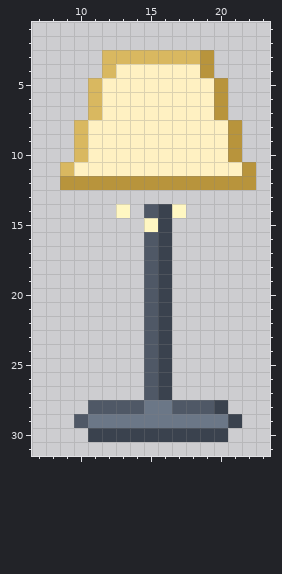
File history of a pixel-art file, src/media/photos/sprites/room/floor_lamp.aseprite. The picture above is the old version.
32x32 pixels, 1 frame. Shown: x 7..23, y 1..31.
New version:
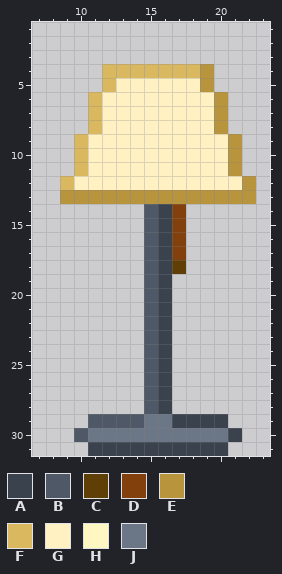
Palette (. is transparent): A #3a424e  B #4f5866  C #603f07  D #82410c  E #b8943c  F #d9b860  G #fff1c2  H #fff7c2  J #6b7787
Edits made:
@@ x 7..23 @@
  2 .................
- 3 .....FFFFFFFE....
- 4 .....FGGGGGGE....
- 5 ....FGGGGGGGGE...
+ 3 .................
+ 4 .....FFFFFFFE....
+ 5 .....FGGGGGGE....
  6 ....FGGGGGGGGE...
  7 ....FGGGGGGGGE...
- 8 ...FGGGGGGGGGGE..
+ 8 ....FGGGGGGGGE...
  9 ...FGGGGGGGGGGE..
 10 ...FGGGGGGGGGGE..
-11 ..FGGGGGGGGGGGGE.
-12 ..EEEEEEEEEEEEEE.
-13 .................
-14 ......H.BAH......
-15 ........HA.......
-16 ........BA.......
-17 ........BA.......
-18 ........BA.......
+11 ...FGGGGGGGGGGE..
+12 ..FGGGGGGGGGGGGE.
+13 ..EEEEEEEEEEEEEE.
+14 ........BAD......
+15 ........BAD......
+16 ........BAD......
+17 ........BAD......
+18 ........BAC......
 19 ........BA.......
@@ x 7..23 @@
 27 ........BA.......
-28 ....BBBBJJBBBA...
-29 ...BJJJJJJJJJJA..
-30 ....AAAAAAAAAA...
-31 .................
+28 ........BA.......
+29 ....BBBBJJAAAA...
+30 ...BJJJJJJJJJJA..
+31 ....AAAAAAAAAA...
Boxes around the changes in both pictures, in picture pixels (x1, y1, x2, y2):
changed: (60, 50, 256, 274)
changed: (74, 400, 242, 456)
